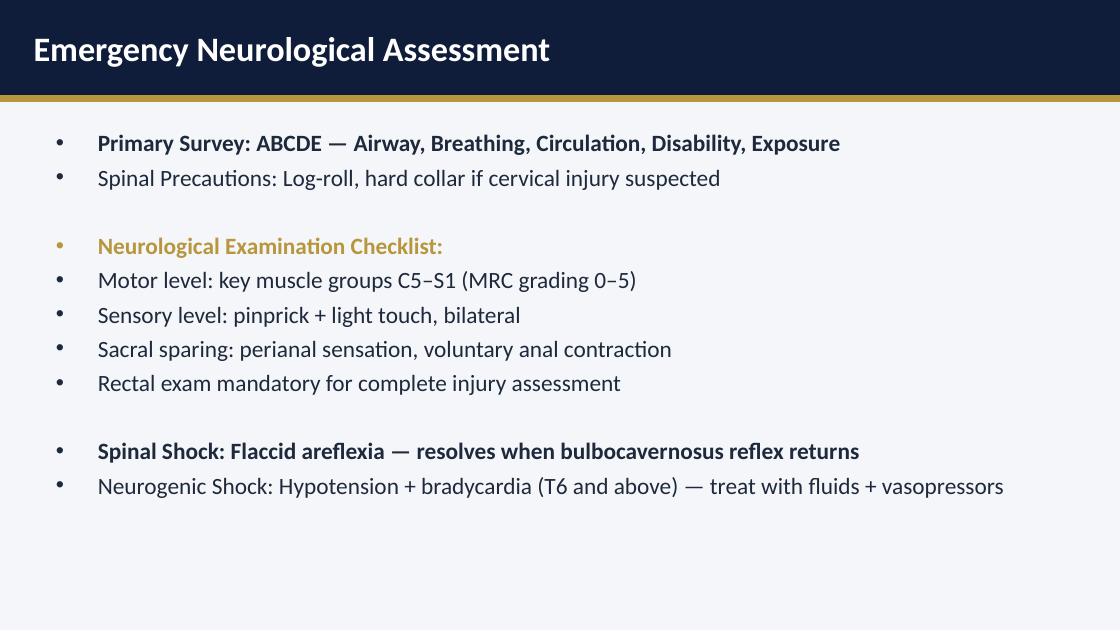
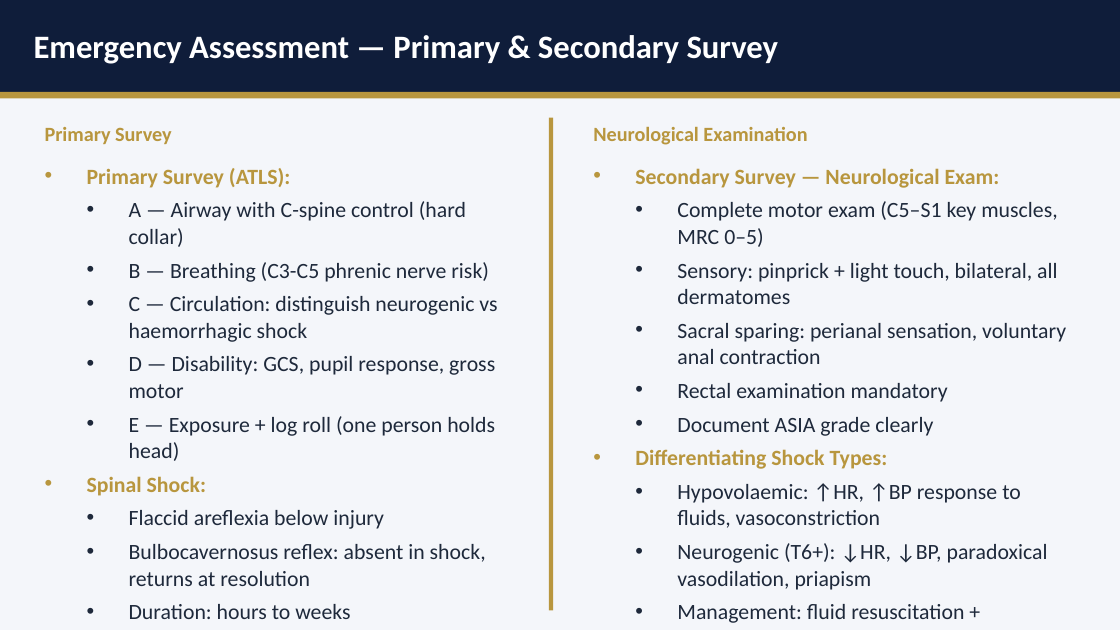
Before and after one commit to InfraXCoders/ortho-chronicles, a slide deck: slide 11 of slides/spine-fractures.pptx (slide 6 before the commit). Drawn at 1120x630 pixels with LibreOffice and Linux fonts; fonts in the diff are those of the drawing. Boxes give left, top, right and bottom in pixels: in the first picture for what was removed or moved away, otherwise in the second. Text is boxed around its words. In the diff, an @@ line names an element or a change of style, - is before the commit and + after.

```diff
--- a/slides/spine-fractures.pptx
+++ b/slides/spine-fractures.pptx
@@ text at [34,35,779,64]: text changed; size 22 to 21 pt @@
-Emergency Neurological Assessment
+Emergency Assessment — Primary & Secondary Survey
@@ rectangle added at [549,118,553,610], fill #B8963E @@
@@ text added at [45,127,172,144], 13 pt, text #B8963E, bold @@
+Primary Survey
@@ text removed at [98,134,1004,498] @@
-• Primary Survey: ABCDE — Airway, Breathing, Circulation, Disability, Exposure
-• Spinal Precautions: Log-roll, hard collar if cervical injury suspected
-• Neurological Examination Checklist:
-• Motor level: key muscle groups C5–S1 (MRC grading 0–5)
-• Sensory level: pinprick + light touch, bilateral
-• Sacral sparing: perianal sensation, voluntary anal contraction
-• Rectal exam mandatory for complete injury assessment
-• Spinal Shock: Flaccid areflexia — resolves when bulbocavernosus reflex returns
-• Neurogenic Shock: Hypotension + bradycardia (T6 and above) — treat with fluids + vasopressors
@@ text added at [593,127,807,145], 13 pt, text #B8963E, bold @@
+Neurological Examination
@@ text added at [87,168,497,619], 14 pt, text #1E293B @@
+• Primary Survey (ATLS):
+  • A — Airway with C-spine control (hard collar)
+  • B — Breathing (C3-C5 phrenic nerve risk)
+  • C — Circulation: distinguish neurogenic vs haemorrhagic shock
+  • D — Disability: GCS, pupil response, gross motor
+  • E — Exposure + log roll (one person holds head)
+• Spinal Shock:
+  • Flaccid areflexia below injury
+  • Bulbocavernosus reflex: absent in shock, returns at resolution
+  • Duration: hours to weeks
+  • True neurological assessment only after shock resolves
@@ text added at [635,201,1066,623], 14 pt, text #1E293B @@
+• Secondary Survey — Neurological Exam:
+  • Complete motor exam (C5–S1 key muscles, MRC 0–5)
+  • Sensory: pinprick + light touch, bilateral, all dermatomes
+  • Sacral sparing: perianal sensation, voluntary anal contraction
+  • Rectal examination mandatory
+  • Document ASIA grade clearly
+• Differentiating Shock Types:
+  • Hypovolaemic: ↑HR, ↑BP response to fluids, vasoconstriction
+  • Neurogenic (T6+): ↓HR, ↓BP, paradoxical vasodilation, priapism
+  • Management: fluid resuscitation + vasopressors (MAP > 85 mmHg)
```
Also in this commit, not shown: 6 other slides changed, 23 slides added, 11 slides removed, 10 other files.
